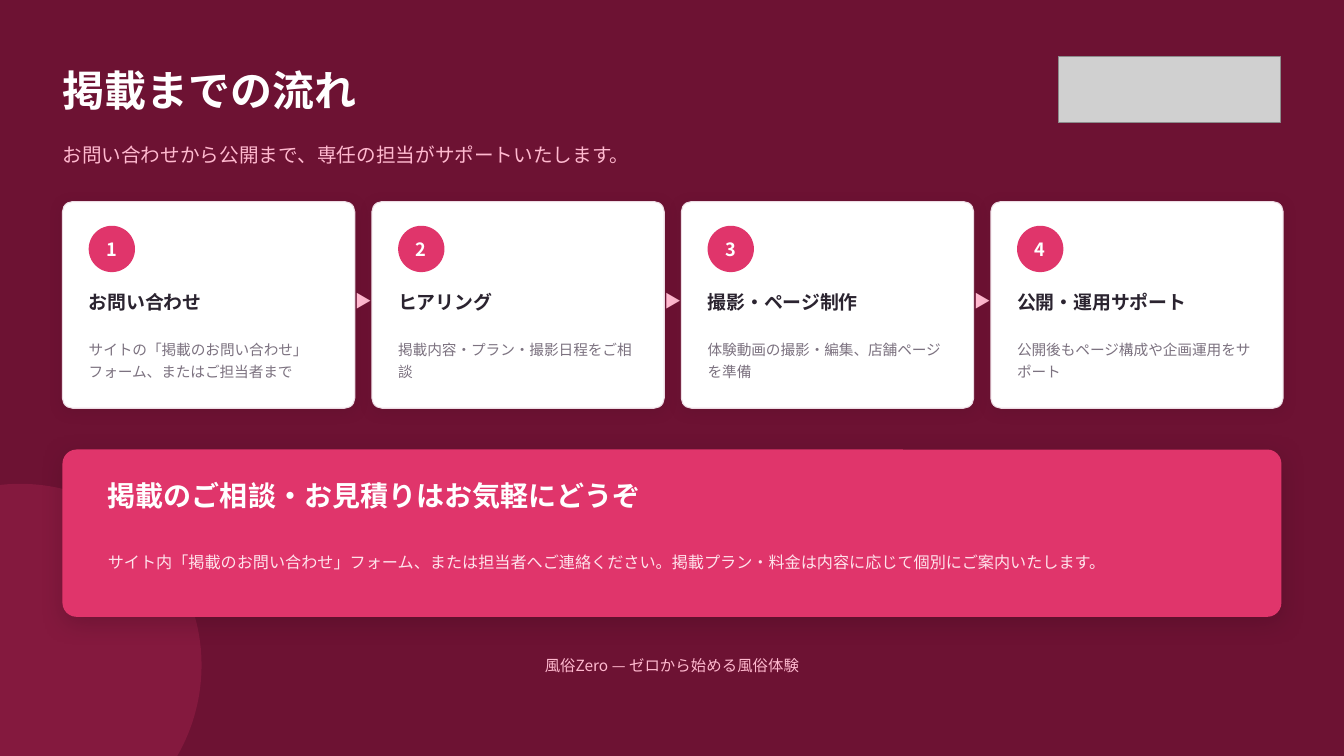
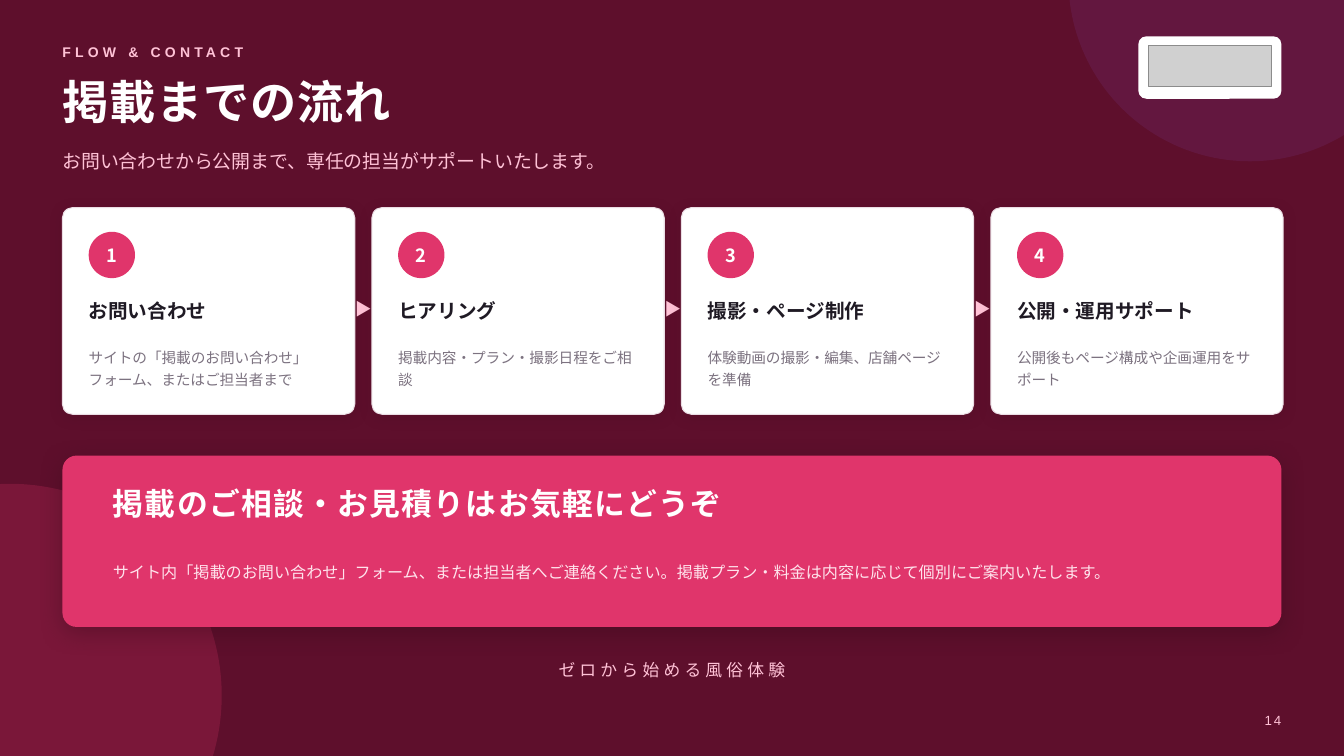
Before and after one commit to kanabun-git/ume, a slide deck: slide 14 of docs/fuzokuzero_sales_deck.pptx. Drawn at 1344x756 pixels with LibreOffice and Linux fonts; fonts in the diff are those of the drawing; grey boxes stand for pictures. Boxes give left, top, right and bottom in pixels: in the first picture for what was removed or moved away, otherwise in the second. Text is boxed around its words. In the diff, an @@ line names an element or a change of style, - is before the commit and + after.

```diff
--- a/docs/fuzokuzero_sales_deck.pptx
+++ b/docs/fuzokuzero_sales_deck.pptx
@@ background #6D1233 to #5E0F2C @@
@@ ellipse added at [1069, 0, 1344, 161], fill #7B3F98 at 18% opacity @@
@@ text added at [63, 40, 970, 65], 10 pt, text #FFC2D6, bold @@
+FLOW & CONTACT
@@ picture removed at [1059, 56, 1280, 123] @@
@@ rounded rectangle added at [1138, 36, 1281, 99], fill #FFFFFF @@
@@ picture added at [1148, 45, 1271, 87] @@
@@ text "掲載までの流れ": place and size @@
-text "掲載までの流れ" at [62, 70, 356, 110]
+text "掲載までの流れ" at [62, 79, 390, 123]
@@ text "掲載までの流れ" at [62, 79, 390, 123]: size 30 to 33 pt, letter spacing 0 to 0.6 pt @@
@@ text "お問い合わせから公開まで、専任の担当がサポートいたします。" at [62, 152, 605, 170]: size 14 to 13.5 pt, text colour #FFB9CF to #FFC2D6; line spacing 1 to 1.2; vertical alignment middle to top @@
@@ 4 texts, 4 ellipses, 4 rounded rectangles: place and size @@
-4 texts, 4 ellipses, 4 rounded rectangles at [63, 202, 1284, 408]
+4 texts, 4 ellipses, 4 rounded rectangles at [63, 208, 1284, 414]
@@ outline #EDDCE4 0.75 pt to #EBDDE4 0.75 pt; shadow changed in 4 elements at [63, 208, 355, 414], [372, 208, 664, 414], [682, 208, 974, 414], [991, 208, 1284, 414] @@
@@ 12 texts: place and size @@
-12 texts at [62, 145, 1251, 378]
+12 texts at [62, 152, 1251, 386]
@@ text colour #FFB9CF to #FFC2D6 in 3 elements at [355, 288, 372, 329], [664, 288, 682, 329], [974, 288, 991, 329] @@
@@ size 13.5 to 14 pt, text colour #2B2430 to #1F1A24 in 4 elements at [89, 301, 207, 320], [398, 301, 496, 320], [708, 301, 865, 320], [1017, 301, 1194, 320] @@
@@ rounded rectangle: place and size @@
-rounded rectangle at [63, 450, 1281, 617]
+rounded rectangle at [63, 456, 1281, 627]
@@ rounded rectangle at [63, 456, 1281, 627]: shadow changed; proportions changed @@
@@ text "掲載のご相談・お見積りはお気軽にどうぞ" at [113, 488, 722, 518]: size 20 to 22 pt, letter spacing 0 to 1 pt @@
@@ ellipse: place and size @@
-ellipse at [0, 484, 202, 756]
+ellipse at [0, 484, 222, 756]
@@ ellipse at [0, 484, 222, 756]: fill #E0356B at 20% opacity to #E0356B at 22% opacity @@
@@ text "サイト内「掲載のお問い合わせ」フォーム、または担当者へご連絡ください。掲載プラン・料金は内容に応じて個別にご案内いたしま ...": place and size @@
-text "サイト内「掲載のお問い合わせ」フォーム、または担当者へご連絡ください。掲載プラン・料金は内容に応じて個別にご案内いたしま ..." at [108, 554, 1105, 570]
+text "サイト内「掲載のお問い合わせ」フォーム、または担当者へご連絡ください。掲載プラン・料金は内容に応じて個別にご案内いたしま ..." at [113, 564, 1110, 580]
@@ text at [559, 662, 786, 678]: text changed; size 11 to 12 pt; text colour #FFB9CF to #FFC2D6 @@
-風俗Zero — ゼロから始める風俗体験
+ゼロから始める風俗体験
@@ text added at [1265, 716, 1282, 725], 9.5 pt, text #FFC2D6 @@
+14
```
Also in this commit, not shown: 13 other slides changed, 8 other files.
